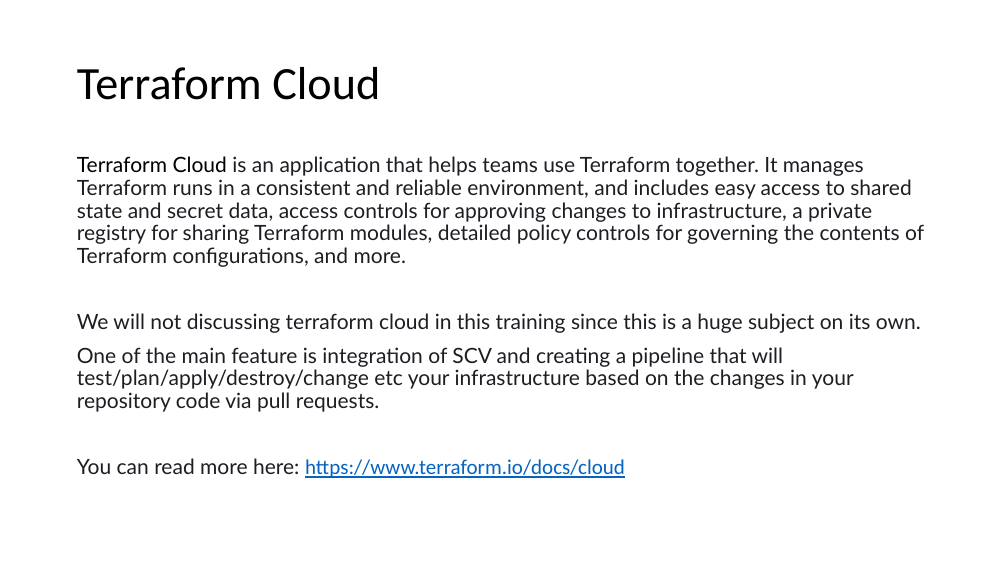
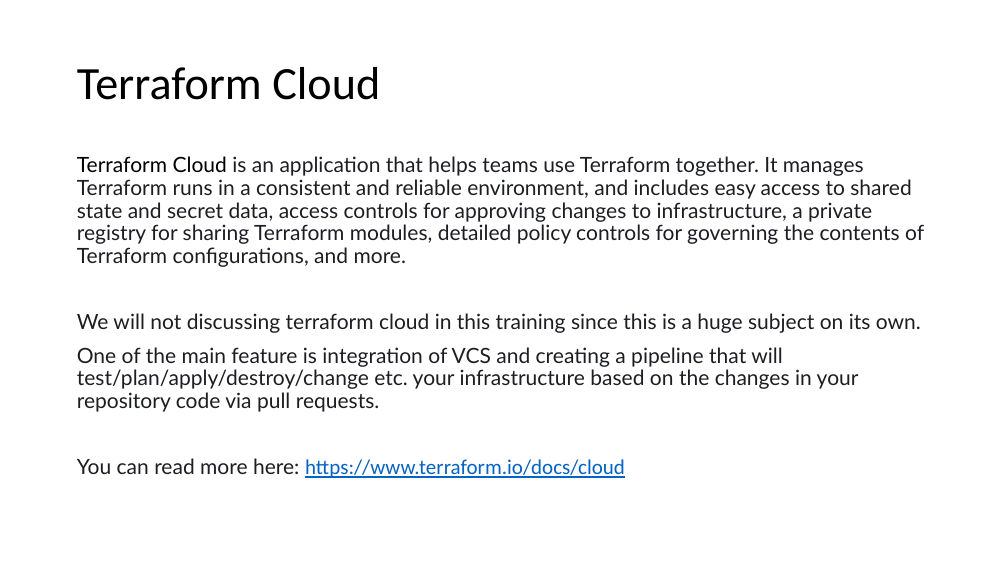
Before and after one commit to JohnMops/tf-demo, a slide deck: slide 23 of tf-demo-presentation.pptx (slide 22 before the commit). Drawn at 1008x567 pixels with LibreOffice and Linux fonts; fonts in the diff are those of the drawing. Boxes give left, top, right and bottom in pixels: in the first picture for what was removed or moved away, otherwise in the second. Text is boxed around its words. In the diff, an @@ line names an element or a change of style, - is before the commit and + after.

```diff
--- a/tf-demo-presentation.pptx
+++ b/tf-demo-presentation.pptx
@@ text at [77,347,859,412]: text changed @@
-One of the main feature is integration of SCV and creating a pipeline that will test/plan/apply/destroy/change etc your infrastructure based on the changes in your repository code via pull requests.
+One of the main feature is integration of VCS and creating a pipeline that will test/plan/apply/destroy/change etc. your infrastructure based on the changes in your repository code via pull requests.
```
Also in this commit, not shown: 3 other slides changed, 1 slide added.
